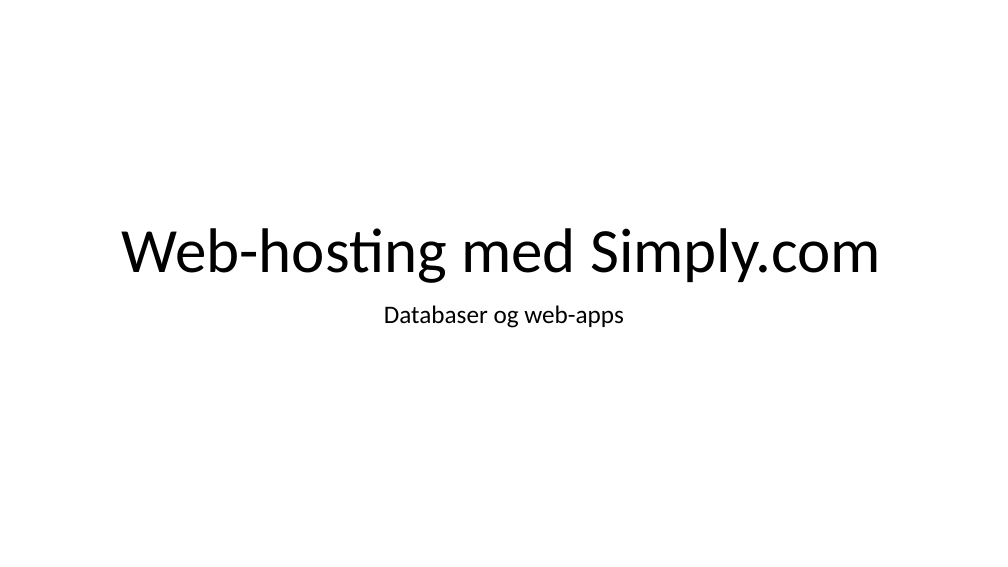
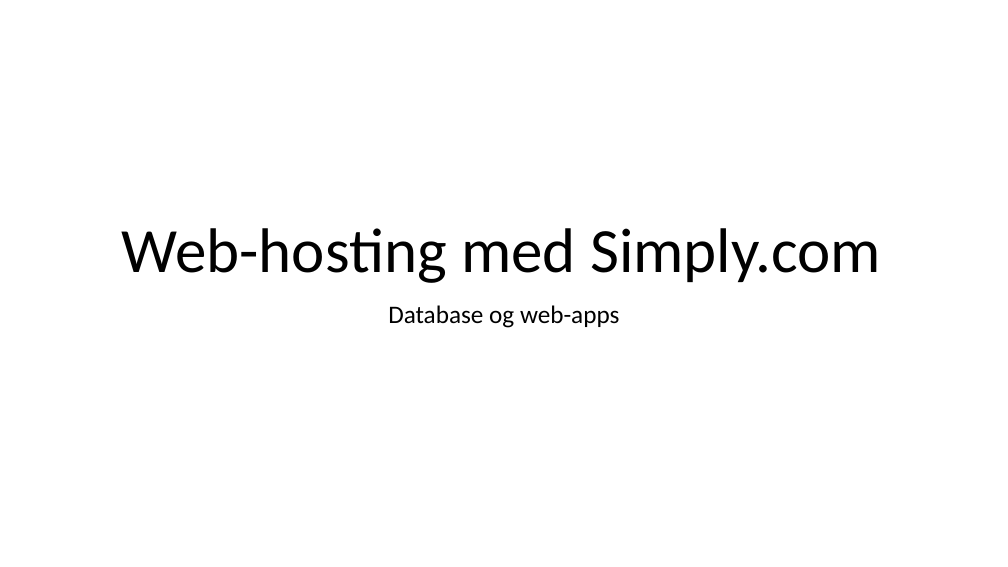
Before and after one commit to perslaursen/OOProg22, a slide deck: slide 1 of Chap/Misc/SimplyWebHosting.pptx. Drawn at 1008x567 pixels with LibreOffice and Linux fonts; fonts in the diff are those of the drawing. Boxes give left, top, right and bottom in pixels: in the first picture for what was removed or moved away, otherwise in the second. Text is boxed around its words. In the diff, an @@ line names an element or a change of style, - is before the commit and + after.

```diff
--- a/Chap/Misc/SimplyWebHosting.pptx
+++ b/Chap/Misc/SimplyWebHosting.pptx
@@ subtitle at (x1=388, y1=305, x2=620, y2=328): text changed @@
-Databaser og web-apps
+Database og web-apps
```
Also in this commit, not shown: 9 other slides changed, 21 slides added, 19 slides removed.
